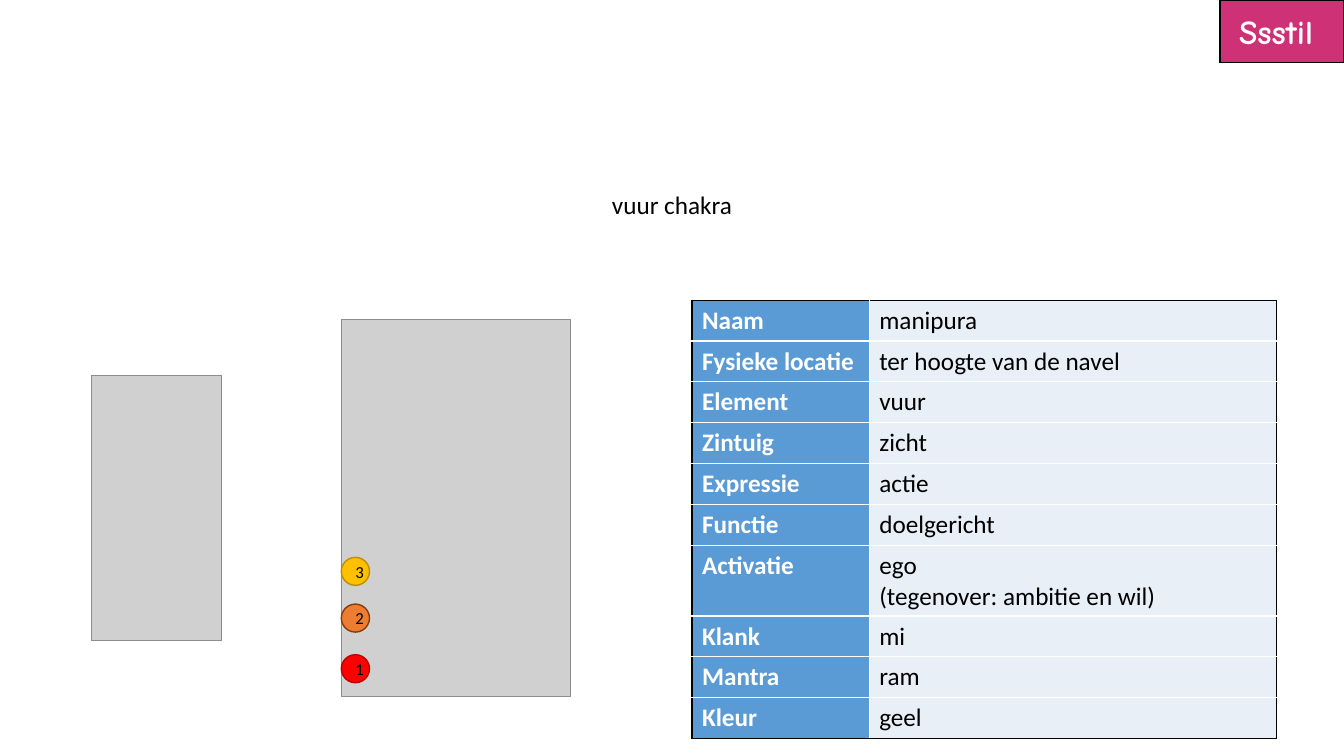
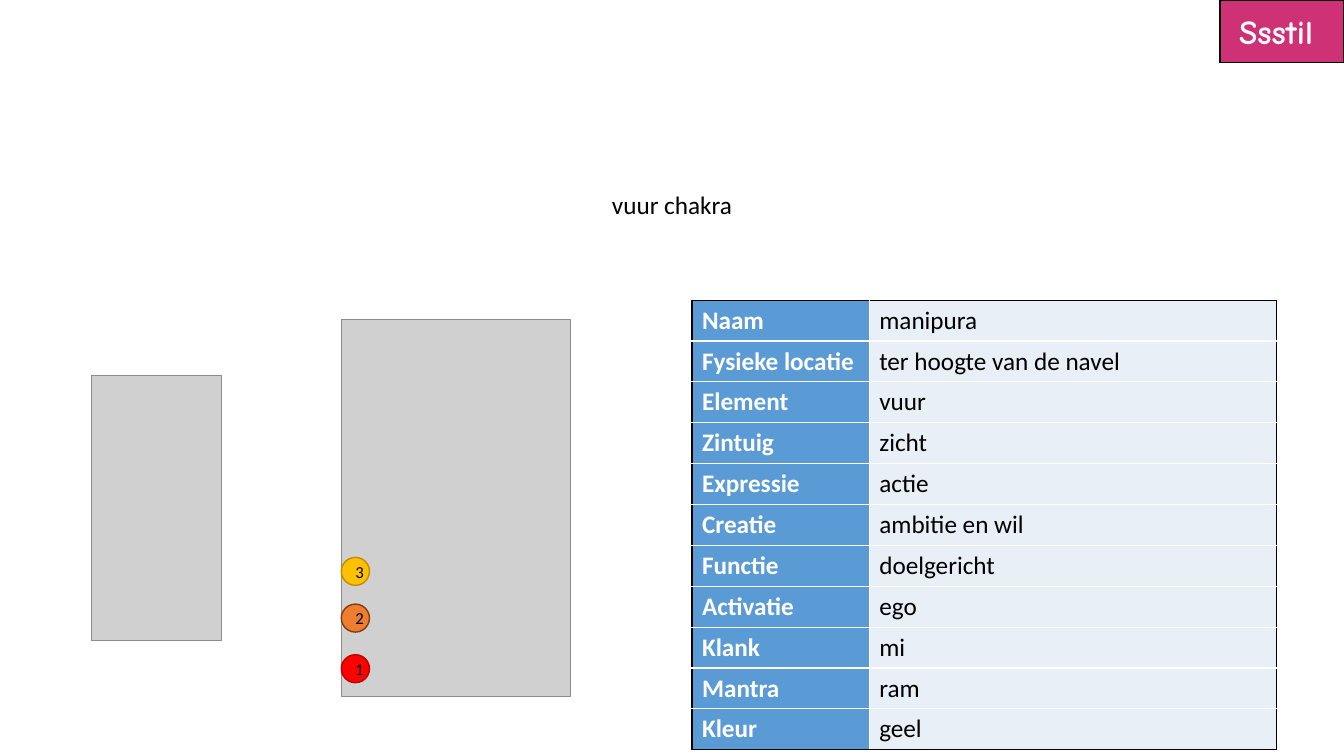
Before and after one commit to hermanvand/website-ssstil, a slide deck: slide 3 of lessen/03-energie/25 - vuur chakra.ppsx. Drawn at 1344x756 pixels with LibreOffice and Linux fonts; fonts in the diff are those of the drawing; grey boxes stand for pictures. Boxes give left, top, right and bottom in pixels: in the first picture for what was removed or moved away, otherwise in the second. Text is boxed around its words. In the diff, an @@ line names an element or a change of style, - is before the commit and + after.

```diff
--- a/lessen/03-energie/25 - vuur chakra.ppsx
+++ b/lessen/03-energie/25 - vuur chakra.ppsx
@@ table at (x1=692, y1=300, x2=1276, y2=750) @@
+row 6: Creatie | ambitie en wil
-row 8, column 2: ego / (tegenover: ambitie en wil)
+row 8, column 2: ego
```
Also in this commit, not shown: 7 other files.
